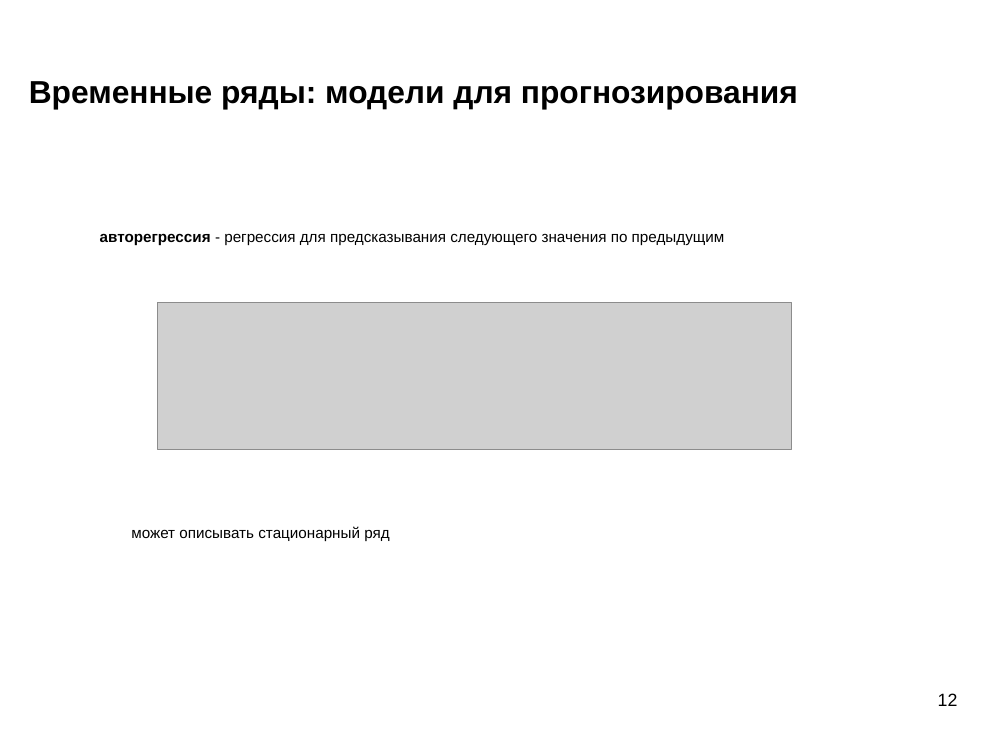
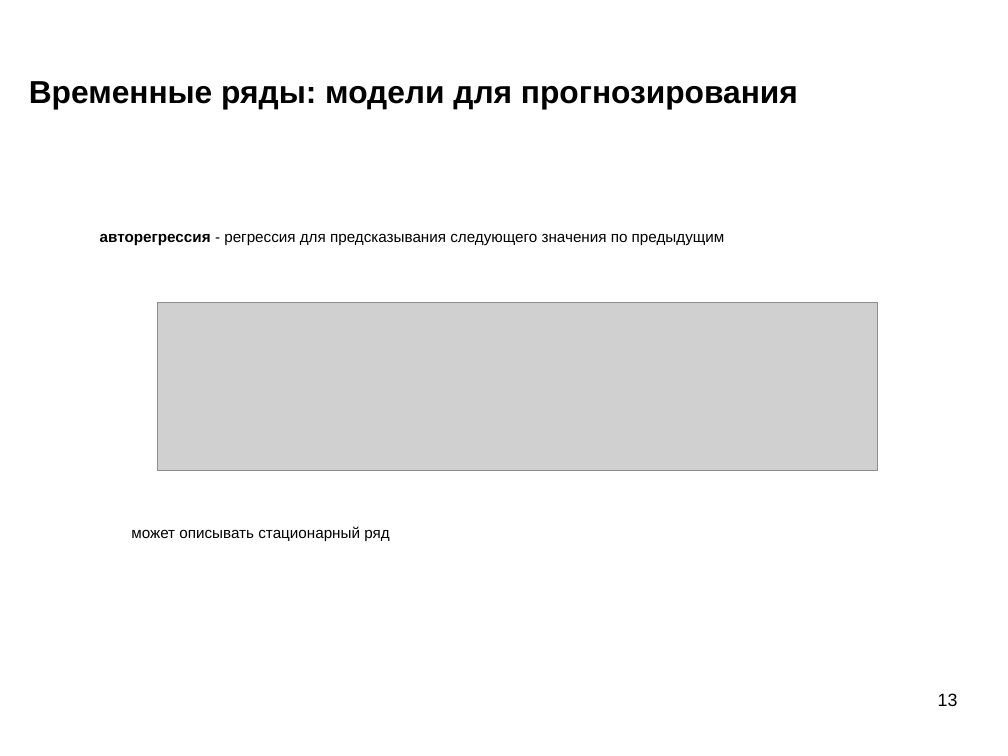
Before and after one commit to mechanoid5/ml_lectorium_2024_I, a slide deck: slide 13 of 22-time-series.odp (slide 12 before the commit). Drawn at 1008x756 pixels with LibreOffice and Linux fonts; fonts in the diff are those of the drawing; grey boxes stand for pictures; background and template pictures are left out. Boxes give left, top, right and bottom in pixels: in the first picture for what was removed or moved away, otherwise in the second. Text is boxed around its words. In the diff, an @@ line names an element or a change of style, - is before the commit and + after.

```diff
--- a/22-time-series.odp
+++ b/22-time-series.odp
@@ picture: place and size @@
-picture at bbox=[157, 303, 792, 450]
+picture at bbox=[157, 303, 878, 471]
@@ page number at bbox=[938, 693, 958, 706]: text changed @@
-12
+13
```
Also in this commit, not shown: 4 other slides changed, 1 slide added, 6 other files.
